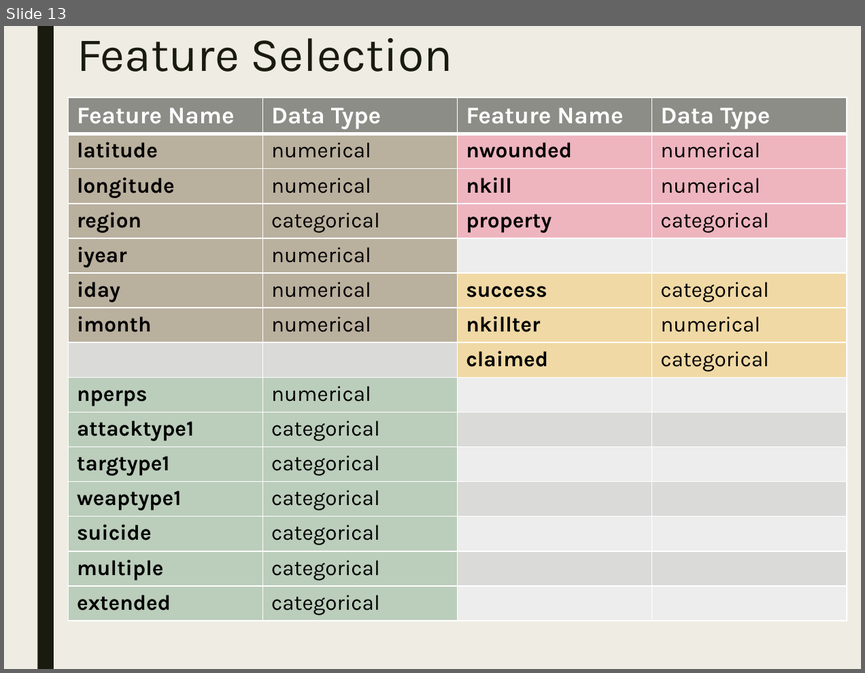
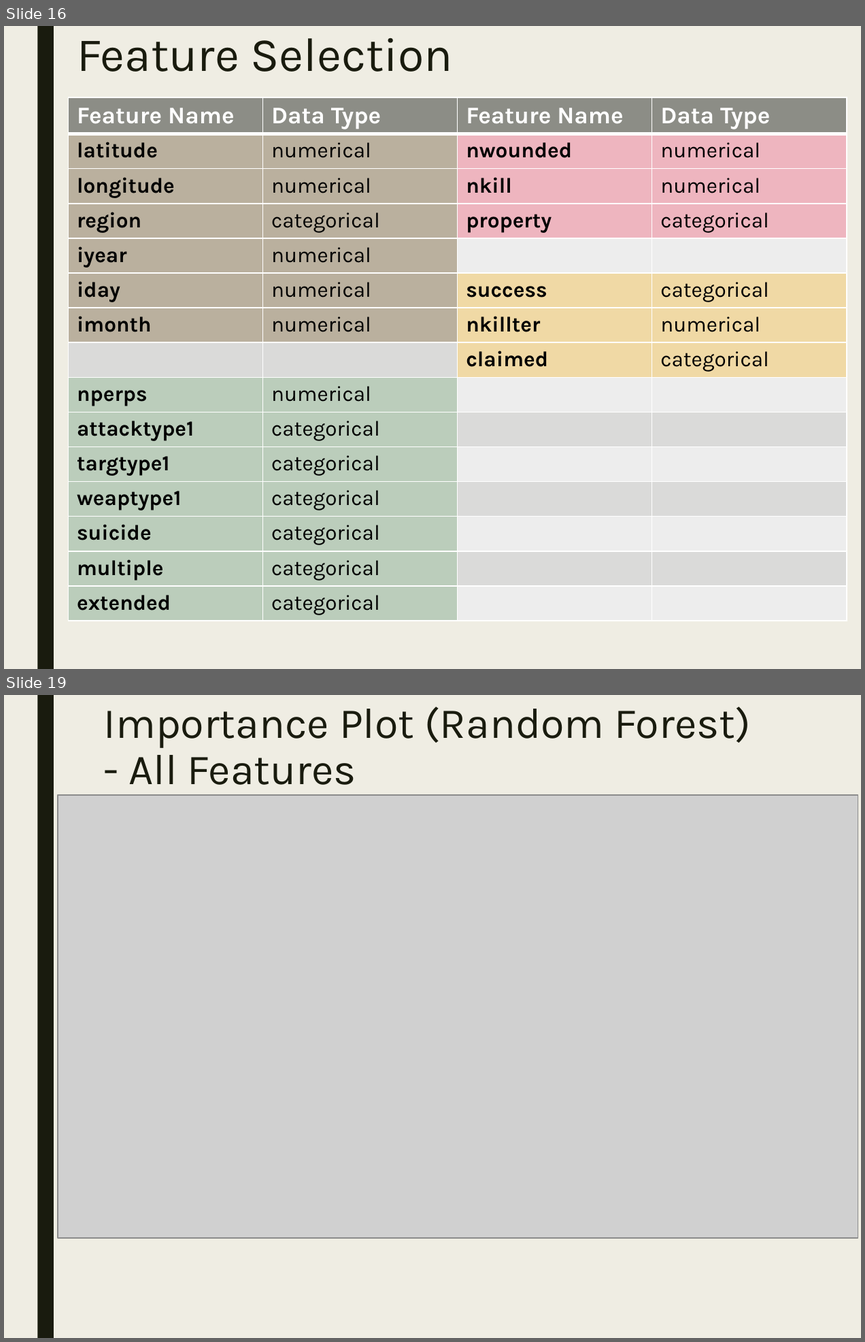
Before and after one commit to stats-learning-fall2019/final-project, a slide deck: presentation/gtdb-final-presentation.pptx. Shown one above the other, each under a label of ours: slide 13 before the commit, slides 16 and 19 after it; the slides between them are not shown. The pictures are 865x673 and 865x1342 pixels, drawn with LibreOffice and Linux fonts; fonts in the diff are those of the drawing; grey boxes stand for pictures. Boxes give left, top, right and bottom in pixels: in the first picture for what was removed or moved away, otherwise in the second. Text is boxed around its words. In the diff, an @@ line names an element or a change of style, - is before the commit and + after.

Commit message:
Updates presentation for "all features" models and adds graphics files

```diff
--- a/presentation/gtdb-final-presentation.pptx
+++ b/presentation/gtdb-final-presentation.pptx
@@ slide 19 added at bbox=[4, 695, 861, 1338], background #EFEDE3; not listed: 1 template element that a slide beside it also shows @@
@@ title added at bbox=[103, 707, 751, 785], 36 pt, text #191B0E @@
+Importance Plot (Random Forest)
+- All Features
@@ picture added at bbox=[58, 795, 858, 1238] @@
@@ what was slide 13 is now slide 16 @@
```
Also in this commit, not shown: 3 slides changed, 3 other slides added, 6 other files.
